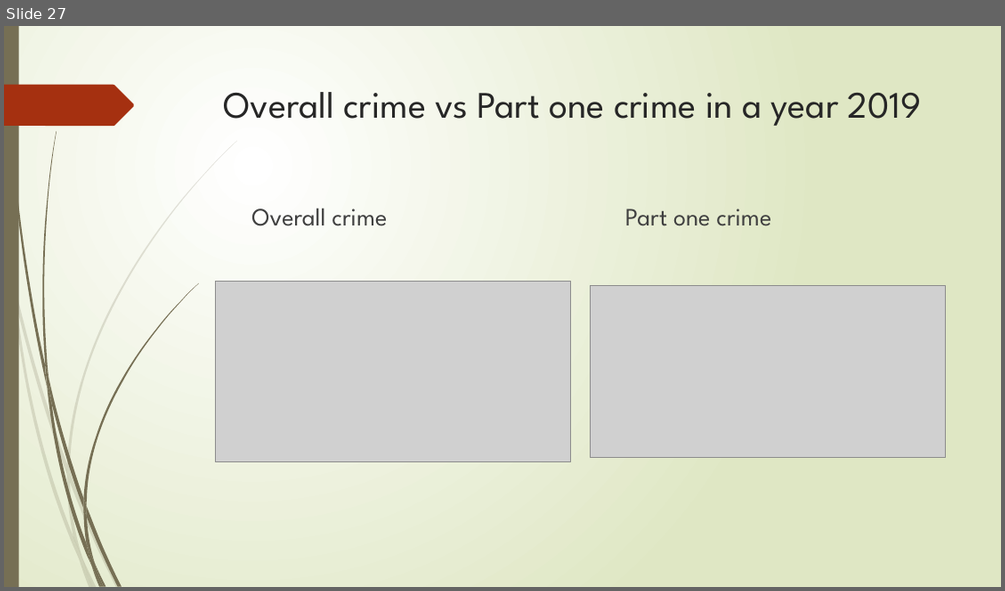
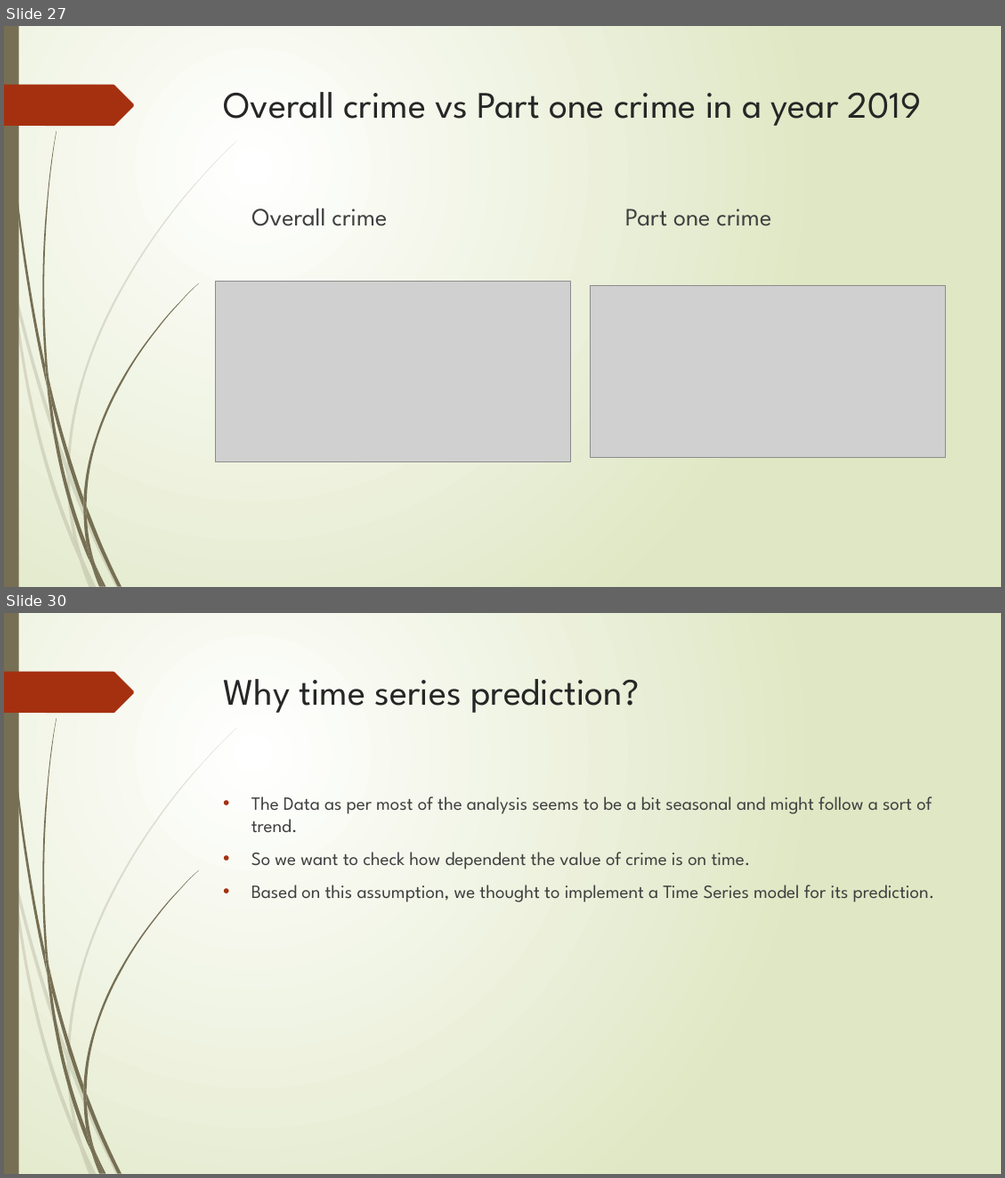
Before and after one commit to mitresh95/ImpactOfCrimeOnHousing, a slide deck: Presentation.pptx. Shown one above the other, each under a label of ours: slide 27 before the commit, slides 27 and 30 after it; the slides between them are not shown. The pictures are 1005x591 and 1005x1178 pixels, drawn with LibreOffice and Linux fonts; fonts in the diff are those of the drawing; grey boxes stand for pictures. Boxes give left, top, right and bottom in pixels: in the first picture for what was removed or moved away, otherwise in the second. Text is boxed around its words. In the diff, an @@ line names an element or a change of style, - is before the commit and + after.

```diff
--- a/Presentation.pptx
+++ b/Presentation.pptx
@@ slide 30 added at <box>4,613,1001,1174</box>, background gradient #FFFFFF to #DFE8C4; not listed: 24 template elements that a slide beside it also shows @@
@@ title added at <box>224,679,640,713</box>, 36 pt, text #262626 @@
+Why time series prediction?
@@ text added at <box>251,796,935,902</box>, 18 pt, text #404040 @@
+• The Data as per most of the analysis seems to be a bit seasonal and might follow a sort of trend.
+• So we want to check how dependent the value of crime is on time.
+• Based on this assumption, we thought to implement a Time Series model for its prediction.
```
Also in this commit, not shown: 1 slide changed, 3 other slides added, 2 other files.
